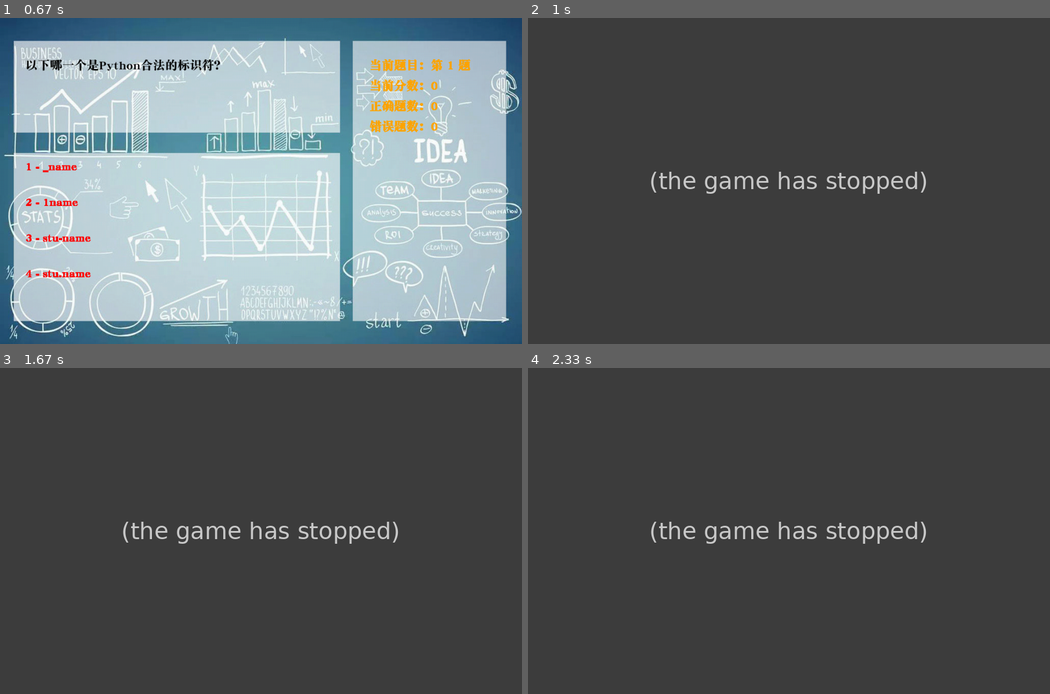
Above: before the commit, frames 1-4 (two rows, left to right).
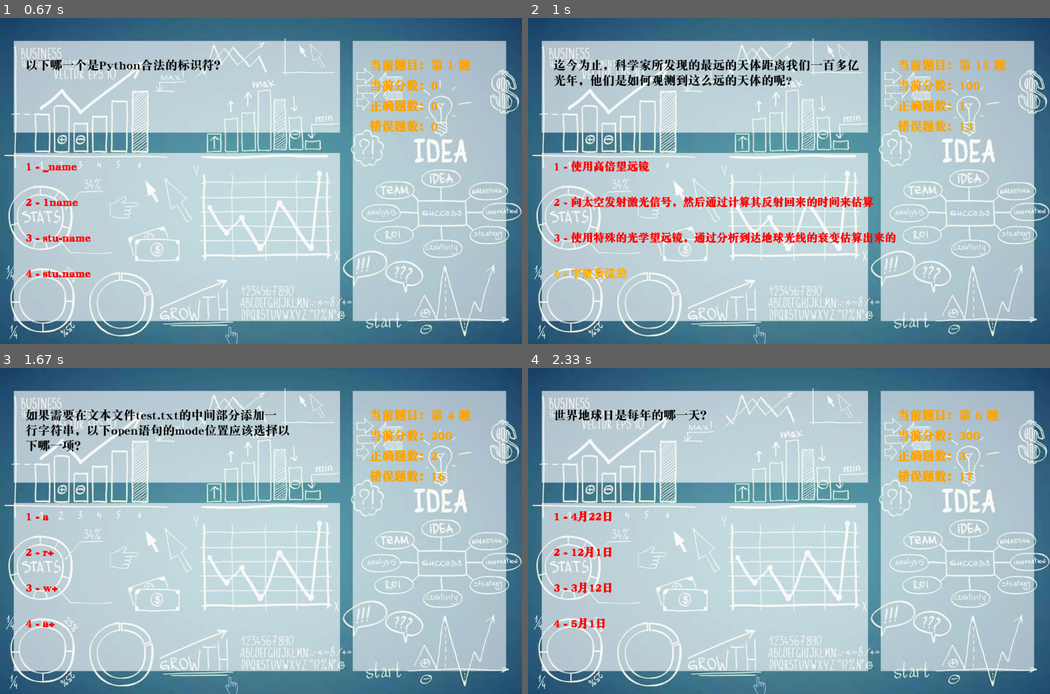
Above: after the commit, the same moments.

Repository: seancheng33/somethink_for_myself
Game: pygame game, started from game/答题游戏/answer.py
Two runs of this game, one before a commit and one after it. Both use one fixed random seed, a clock stepped at 60 frames per second and the inputs below.
Inputs (mouse positions are in pixels of both pictures, inside the frame that each line leads up to):
- Up to frame 1 (0.67 s): press the mouse at (182, 226) at 0.37 s; move the mouse to (140, 242) at 0.47 s; release the mouse at (99, 255) at 0.6 s
- Up to frame 2 (1 s): press the mouse at (580, 200) at 0.7 s; move the mouse to (590, 236) at 0.8 s; release the mouse at (606, 275) at 0.93 s
- Up to frame 3 (1.67 s): tap Enter at 1 s; press the mouse at (62, 514) at 1.37 s; move the mouse to (104, 573) at 1.47 s; release the mouse at (146, 632) at 1.6 s
- Up to frame 4 (2.33 s): click "3 - w+" at 1.72 s; click (658, 544) at 2.05 s

Frame 1 is identical in both runs. In frame 2, 99% of the frame differs, in the area x 0-100%, y 0-100%; in frame 3, 99%; in frame 4, 99%.
Error before the commit: UnboundLocalError: cannot access local variable 'wrong_score' where it is not associated wit...; the game stopped at 0.7 s (later frames are placeholders)

Commit message:
修改一个BUG

Diff:
--- a/game/答题游戏/answer.py
+++ b/game/答题游戏/answer.py
@@ -74,7 +74,7 @@
         pygame.time.Clock().tick(30)
 
 
-def load_game(levels,total_score,total_right_score,total_wrong_score):
+def load_game(levels, total_score, total_right_score, total_wrong_score):
     SUBFACE.fill(color_dict['black'])
     title_bg = pygame.image.load('img/title.jpg')
     SUBFACE.blit(title_bg, (0, 0))
@@ -90,17 +90,17 @@
         start = i * 25
         end = (i + 1) * 25
         question_image = questionFont.render(level_question[start:end], True, color_dict['black'])
-        SUBFACE.blit(question_image, (50, 80+(i*30)))
+        SUBFACE.blit(question_image, (50, 80 + (i * 30)))
 
     while True:
         # 右侧的内容
-        level_image = helpFont.render('当前题目：第 '+str(levels+1)+' 题', True, color_dict['orange'])
+        level_image = helpFont.render('当前题目：第 ' + str(levels + 1) + ' 题', True, color_dict['orange'])
         SUBFACE.blit(level_image, (725, 80))
-        score_image = helpFont.render('当前分数：'+str(total_score), True, color_dict['orange'])
+        score_image = helpFont.render('当前分数：' + str(total_score), True, color_dict['orange'])
         SUBFACE.blit(score_image, (725, 120))
-        score_image = helpFont.render('正确题数：'+str(total_right_score), True, color_dict['orange'])
+        score_image = helpFont.render('正确题数：' + str(total_right_score), True, color_dict['orange'])
         SUBFACE.blit(score_image, (725, 160))
-        score_image = helpFont.render('错误题数：'+str(total_wrong_score), True, color_dict['orange'])
+        score_image = helpFont.render('错误题数：' + str(total_wrong_score), True, color_dict['orange'])
         SUBFACE.blit(score_image, (725, 200))
 
         # 显示出答案选项
@@ -151,11 +151,9 @@
             for event in pressed:
                 if event == 1:
                     if level_correct == 1:
-                        score += 100
-                        right_score += 1
-                    else:
-                        wrong_score += 1
-
+                        return 'yes'
+                    else:
+                        return 'no'
                     return 'next'
         if item2_rect.left < x < item2_rect.right and item2_rect.top < y < item2_rect.bottom:
             item2_image = answerFont.render('2 - ' + level_answer[1], True, color_dict['gold'])
@@ -164,10 +162,9 @@
             for event in pressed:
                 if event == 1:
                     if level_correct == 2:
-                        score += 100
-                        right_score += 1
-                    else:
-                        wrong_score += 1
+                        return 'yes'
+                    else:
+                        return 'no'
                     return 'next'
         if item3_rect.left < x < item3_rect.right and item3_rect.top < y < item3_rect.bottom:
             item3_image = answerFont.render('3 - ' + level_answer[2], True, color_dict['gold'])
@@ -176,10 +173,9 @@
             for event in pressed:
                 if event == 1:
                     if level_correct == 3:
-                        score += 100
-                        right_score += 1
-                    else:
-                        wrong_score += 1
+                        return 'yes'
+                    else:
+                        return 'no'
                     return 'next'
         if item4_rect.left < x < item4_rect.right and item4_rect.top < y < item4_rect.bottom:
             item4_image = answerFont.render('4 - ' + level_answer[3], True, color_dict['gold'])
@@ -188,10 +184,9 @@
             for event in pressed:
                 if event == 1:
                     if level_correct == 4:
-                        score += 100
-                        right_score += 1
-                    else:
-                        wrong_score += 1
+                        return 'yes'
+                    else:
+                        return 'no'
                     return 'next'
         # 右侧按键的鼠标事件
 
@@ -232,7 +227,7 @@
 
 def main():
     # 全局话声明
-    global SUBFACE, titleFont, globalFont, helpFont, color_dict, game_level, questionFont, answerFont, score,right_score,wrong_score
+    global SUBFACE, titleFont, globalFont, helpFont, color_dict, game_level, questionFont, answerFont, score, right_score, wrong_score
 
     # 颜色字典
     color_dict = {'red': (255, 0, 0),  # 纯红
@@ -264,7 +259,7 @@
     wrong_score = 0
 
     while True:
-        result = load_game(corrent,score,right_score,wrong_score)
+        result = load_game(corrent, score, right_score, wrong_score)
 
         if 'reset' in result:
             corrent = 0
@@ -276,8 +271,24 @@
                 corrent = 0
             else:
                 corrent += 1
-            load_game(corrent,score,right_score,wrong_score)
-        elif result == '':
+            load_game(corrent, score, right_score, wrong_score)
+        elif 'yes' in result:
+            if corrent == len(game_level) - 1:
+                corrent = 0
+            else:
+                corrent += 1
+            score += 100
+            right_score += 1
+            load_game(corrent, score, right_score, wrong_score)
+        elif 'no' in result:
+            if corrent == len(game_level) - 1:
+                corrent = 0
+            else:
+                corrent += 1
+
+            wrong_score += 1
+            load_game(corrent, score, right_score, wrong_score)
+        else:
             pass
 
         pygame.display.update()
